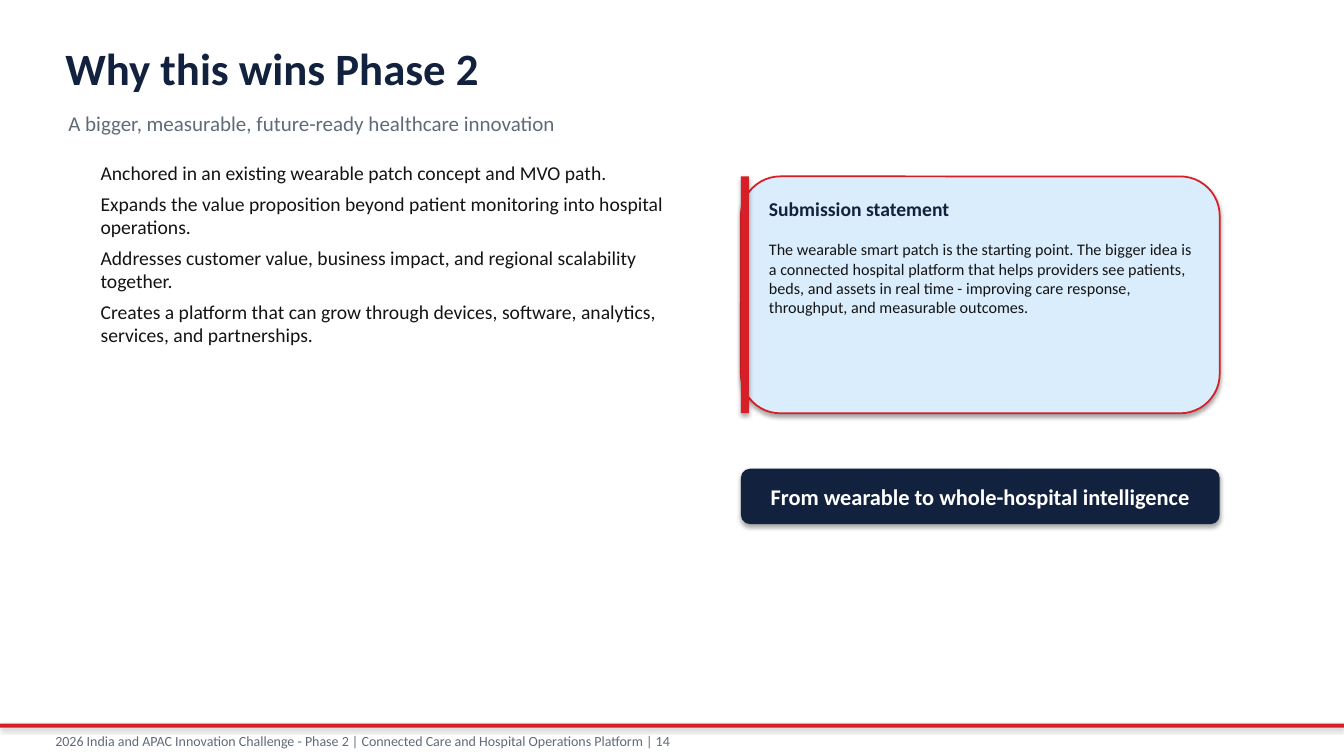
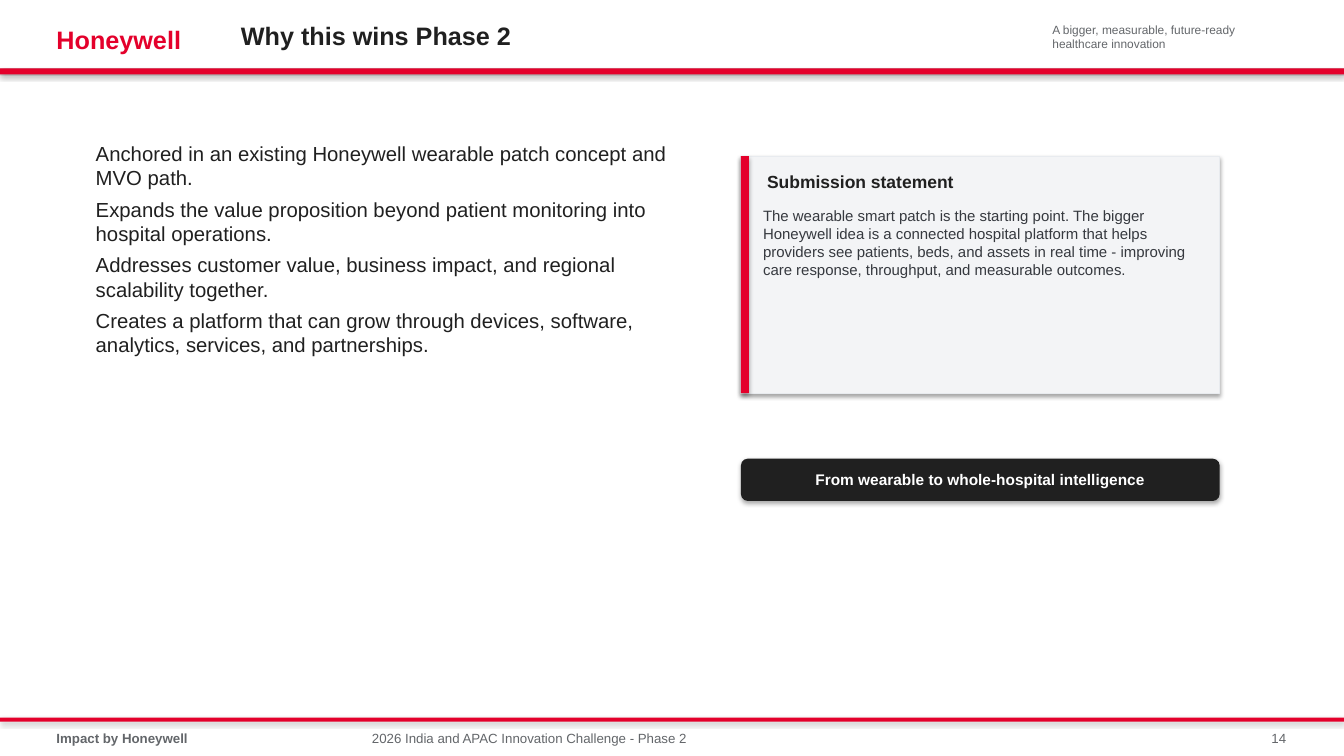
Before and after one commit to shyamnexus/HON_WSP_Innovation_Challenge, a slide deck: slide 14 of India_APAC_Innovation_Challenge_Phase2_Connected_Care_Platform.pptx. Drawn at 1344x756 pixels with LibreOffice and Linux fonts; fonts in the diff are those of the drawing. Boxes give left, top, right and bottom in pixels: in the first picture for what was removed or moved away, otherwise in the second. Text is boxed around its words. In the diff, an @@ line names an element or a change of style, - is before the commit and + after.

```diff
--- a/India_APAC_Innovation_Challenge_Phase2_Connected_Care_Platform.pptx
+++ b/India_APAC_Innovation_Challenge_Phase2_Connected_Care_Platform.pptx
@@ rectangle added at (x1=0, y1=0, x2=1344, y2=69), fill #FFFFFF @@
@@ text "Why this wins Phase 2" moved from (x1=65, y1=53, x2=479, y2=92) to (x1=241, y1=26, x2=511, y2=51) @@
@@ text "Why this wins Phase 2" at (x1=241, y1=26, x2=511, y2=51): size 32 to 18 pt, font Calibri to Arial, text colour #12223E to #202020 @@
@@ text "A bigger, measurable, future-ready healthcare ..." moved from (x1=68, y1=116, x2=555, y2=135) to (x1=1052, y1=25, x2=1235, y2=48) @@
@@ text "A bigger, measurable, future-ready healthcare ..." at (x1=1052, y1=25, x2=1235, y2=48): size 15 to 8.5 pt, font Calibri to Arial, text colour #606B7A to #63666A @@
@@ text added at (x1=56, y1=30, x2=181, y2=55), 18 pt, text #E4002B, bold @@
+Honeywell
@@ rectangle added at (x1=0, y1=69, x2=1344, y2=75), fill #E4002B @@
@@ text "Anchored in an existing Honeywell ..." moved from (x1=101, y1=166, x2=662, y2=345) to (x1=96, y1=146, x2=666, y2=357) @@
@@ text at (x1=96, y1=146, x2=666, y2=190): text changed; size 14 to 14.5 pt; font Calibri to Arial; text colour #141414 to #202020 @@
-Anchored in an existing wearable patch concept and MVO path.
+Anchored in an existing Honeywell wearable patch concept and MVO path.
@@ rectangle moved from (x1=741, y1=176, x2=749, y2=413) to (x1=741, y1=156, x2=749, y2=393) @@
@@ rectangle at (x1=741, y1=156, x2=749, y2=393): fill #D61F26 to #E4002B @@
@@ rounded rectangle removed at (x1=741, y1=176, x2=1220, y2=413) @@
@@ rectangle added at (x1=741, y1=156, x2=1220, y2=393), fill #F3F4F6, outline #E8EBEF 0.8 pt @@
@@ text "Submission statement" moved from (x1=769, y1=202, x2=949, y2=216) to (x1=767, y1=175, x2=954, y2=188) @@
@@ text "Submission statement" at (x1=767, y1=175, x2=954, y2=188): size 14 to 12.5 pt, font Calibri to Arial, text colour #12223E to #202020 @@
@@ text at (x1=96, y1=202, x2=646, y2=357): size 14 to 14.5 pt, font Calibri to Arial, text colour #141414 to #202020 in "Expands the value proposition beyond patient monitoring ...", "Addresses customer value, business impact, and regional ...", "Creates a platform that can grow through ..." @@
@@ text at (x1=763, y1=210, x2=1186, y2=278): text changed; size 11.5 to 10.7 pt; font Calibri to Arial; text colour #141414 to #36393F @@
-The wearable smart patch is the starting point. The bigger idea is a connected hospital platform that helps providers see patients, beds, and assets in real time - improving care response, throughput, and measurable outcomes.
+The wearable smart patch is the starting point. The bigger Honeywell idea is a connected hospital platform that helps providers see patients, beds, and assets in real time - improving care response, throughput, and measurable outcomes.
@@ rounded rectangle "From wearable to whole-hospital intelligence" resized from (x1=741, y1=469, x2=1220, y2=524) to (x1=741, y1=459, x2=1220, y2=501) @@
@@ rounded rectangle "From wearable to whole-hospital intelligence" at (x1=741, y1=459, x2=1220, y2=501): size 16 to 11 pt, font Calibri to Arial; fill #12223E to #202020 @@
@@ rectangle moved from (x1=0, y1=724, x2=1344, y2=728) to (x1=0, y1=718, x2=1344, y2=722) @@
@@ rectangle at (x1=0, y1=718, x2=1344, y2=722): fill #D61F26 to #E4002B @@
@@ text added at (x1=56, y1=733, x2=188, y2=746), 9.5 pt, text #63666A, bold @@
+Impact by Honeywell
@@ text at (x1=372, y1=733, x2=686, y2=746): text changed; size 10 to 9.5 pt; font Calibri to Arial; text colour #606B7A to #63666A @@
-2026 India and APAC Innovation Challenge - Phase 2 | Connected Care and Hospital Operations Platform | 14
+2026 India and APAC Innovation Challenge - Phase 2
@@ text added at (x1=1271, y1=734, x2=1286, y2=743), 9.5 pt, text #63666A @@
+14
```
Also in this commit, not shown: 13 other slides changed, 1 other file.
